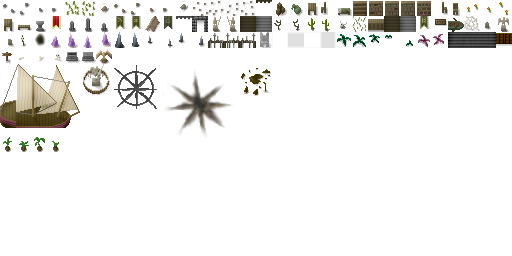
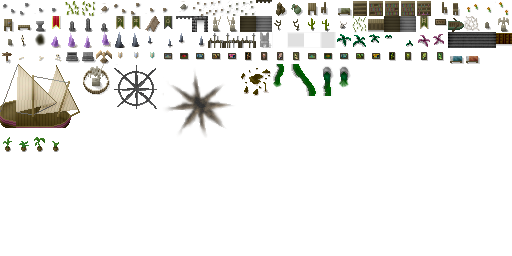
Layers edited between the first and the second (512, 256) image:
painted on "shade" over [118,52,480,96]
